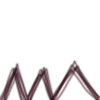
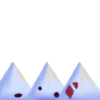
The second 100 × 100 image is a revision of the first. Changes to its layers:
removed layer "Layer 1" over [left=0, top=59, right=100, bottom=100]
added layer "Layer 6" above "Layer 4" over [left=13, top=81, right=79, bottom=100]
added layer "Layer 4" above "Layer 3" over [left=11, top=62, right=100, bottom=100]
added layer "Layer 3" above "Layer 5" over [left=0, top=61, right=84, bottom=100]
added layer "Layer 5" above "Polygon 1" over [left=0, top=75, right=100, bottom=100]
added layer "Polygon 1" (1st of 3) above "Polygon 1" over [left=62, top=62, right=100, bottom=100]
added layer "Polygon 1" (2nd of 3) above "Polygon 1" over [left=29, top=62, right=74, bottom=100]
added layer "Polygon 1" (3rd of 3) over [left=0, top=62, right=40, bottom=100]
